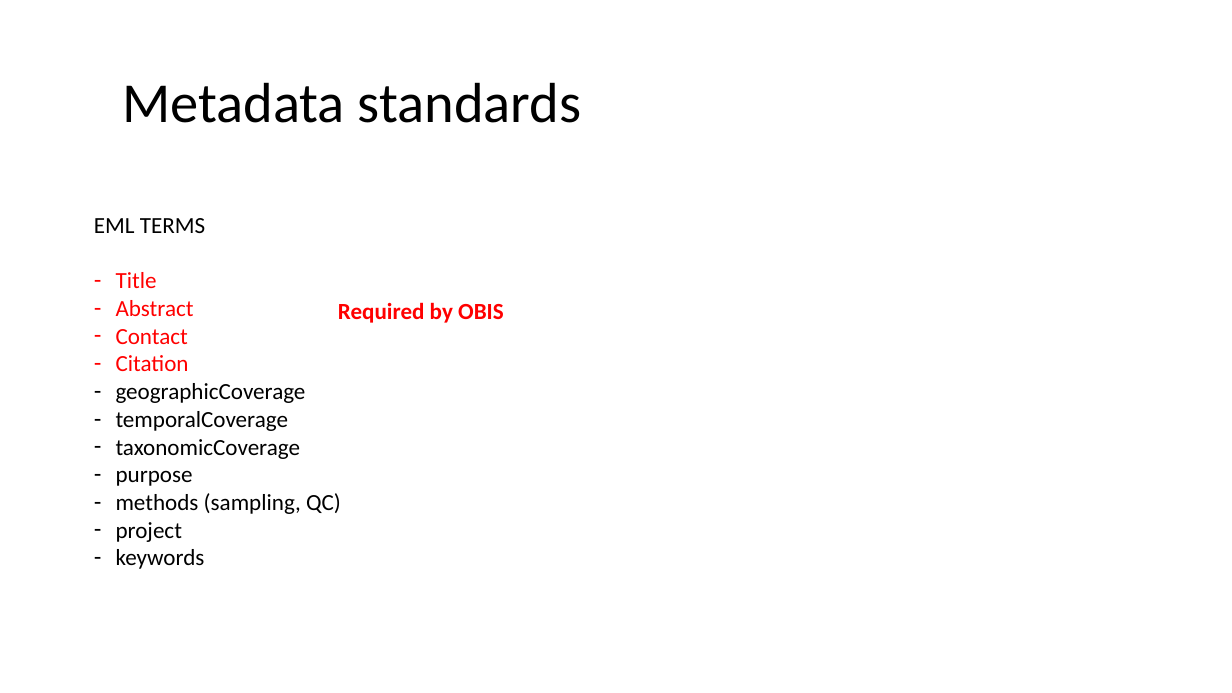
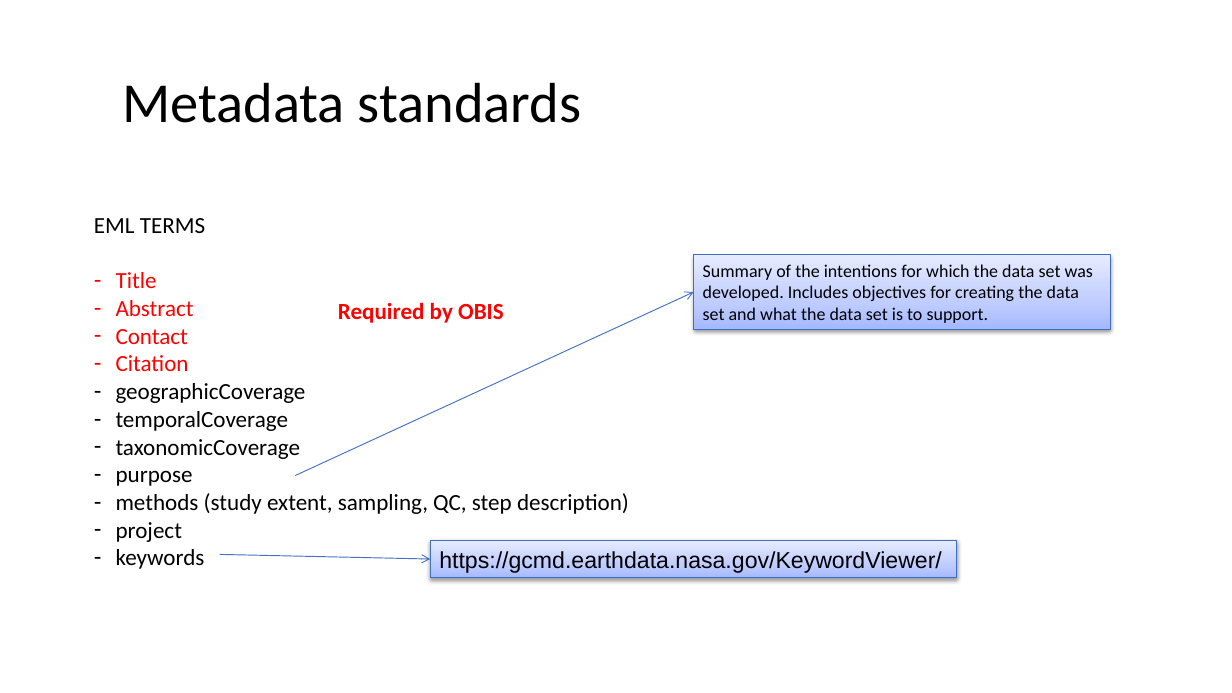
Before and after one commit to ocean-tracking-network/obis-workshop, a slide deck: slide 3 of 04 -EML standards.pptx. Drawn at 1232x693 pixels with LibreOffice and Linux fonts; fonts in the diff are those of the drawing; background and template pictures are left out. Boxes give left, top, right and bottom in pixels: in the first picture for what was removed or moved away, otherwise in the second. Text is boxed around its words. In the diff, an @@ line names an element or a change of style, - is before the commit and + after.

```diff
--- a/04 -EML standards.pptx
+++ b/04 -EML standards.pptx
@@ rectangle added at bbox=[694, 255, 1111, 330], fill gradient #A6BBFF to #C0CEFF to #E7ECFF, outline #3F6FC3 0.75 pt, 14 pt, text #000000 @@
+Summary of the intentions for which the data set was developed. Includes objectives for creating the data set and what the data set is to support.
@@ arrow added from (295, 476) to (694, 292), #4472C4 0.75 pt @@
@@ text at bbox=[116, 493, 629, 514]: text changed @@
-– methods (sampling, QC)
+– methods (study extent, sampling, QC, step description)
@@ arrow added from (220, 555) to (431, 559), #4472C4 0.75 pt @@
@@ rectangle added at bbox=[431, 541, 958, 578], fill gradient #A6BBFF to #C0CEFF to #E7ECFF, outline #3F6FC3 0.75 pt, 18 pt, text #000000 @@
+https://gcmd.earthdata.nasa.gov/KeywordViewer/
```
Also in this commit, not shown: 2 other slides changed.
